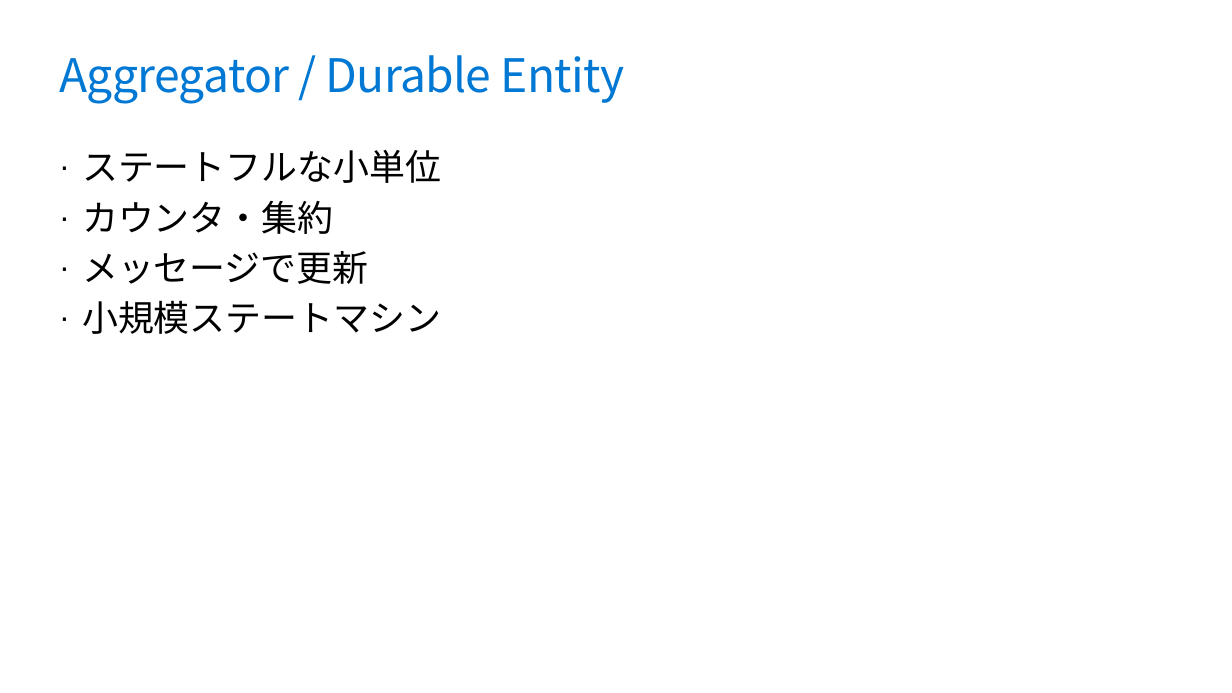
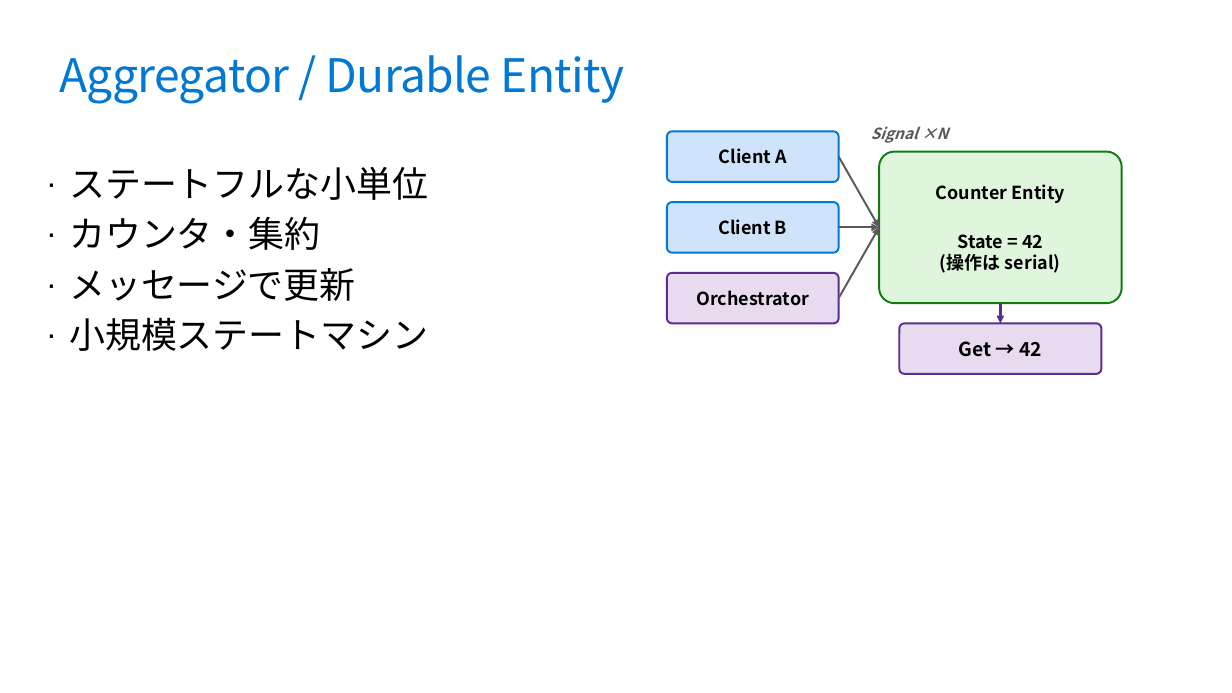
Before and after one commit to runceel/yonayona-durable, a slide deck: slide 14 of slides/slides.pptx. Drawn at 1232x693 pixels with LibreOffice and Linux fonts; fonts in the diff are those of the drawing; background and template pictures are left out. Boxes give left, top, right and bottom in pixels: in the first picture for what was removed or moved away, otherwise in the second. Text is boxed around its words. In the diff, an @@ line names an element or a change of style, - is before the commit and + after.

```diff
--- a/slides/slides.pptx
+++ b/slides/slides.pptx
@@ rounded rectangle added at bbox=[667, 131, 839, 182], fill #CFE4FA, outline #0078D4 1.5 pt, 14 pt, text #000000, bold @@
+Client A
@@ text added at bbox=[871, 126, 948, 143], 12 pt, text #595959, bold, italic @@
+Signal ×N
@@ text "ステートフルな小単位": place and size @@
-text "ステートフルな小単位" at bbox=[82, 150, 441, 334]
+text "ステートフルな小単位" at bbox=[69, 167, 428, 351]
@@ arrow added from (839, 157) to (879, 227), #595959 1.5 pt @@
@@ rounded rectangle added at bbox=[879, 152, 1121, 303], fill #DFF6DD, outline #107C10 1.5 pt, 14 pt, text #000000, bold @@
+Counter Entity
+State = 42
+(操作は serial)
@@ rounded rectangle added at bbox=[667, 202, 839, 253], fill #CFE4FA, outline #0078D4 1.5 pt, 14 pt, text #000000, bold @@
+Client B
@@ arrow added from (839, 227) to (879, 227), #595959 1.5 pt @@
@@ arrow added from (839, 299) to (879, 227), #595959 1.5 pt @@
@@ rounded rectangle added at bbox=[667, 273, 839, 323], fill #E8DAEF, outline #5C2D91 1.5 pt, 14 pt, text #000000, bold @@
+Orchestrator
@@ rounded rectangle added at bbox=[899, 323, 1102, 374], fill #E8DAEF, outline #5C2D91 1.5 pt, 15 pt, text #000000, bold @@
+Get → 42
@@ arrow added from (1001, 303) to (1001, 323), #5C2D91 1.75 pt @@
```
Also in this commit, not shown: 2 other slides changed.
